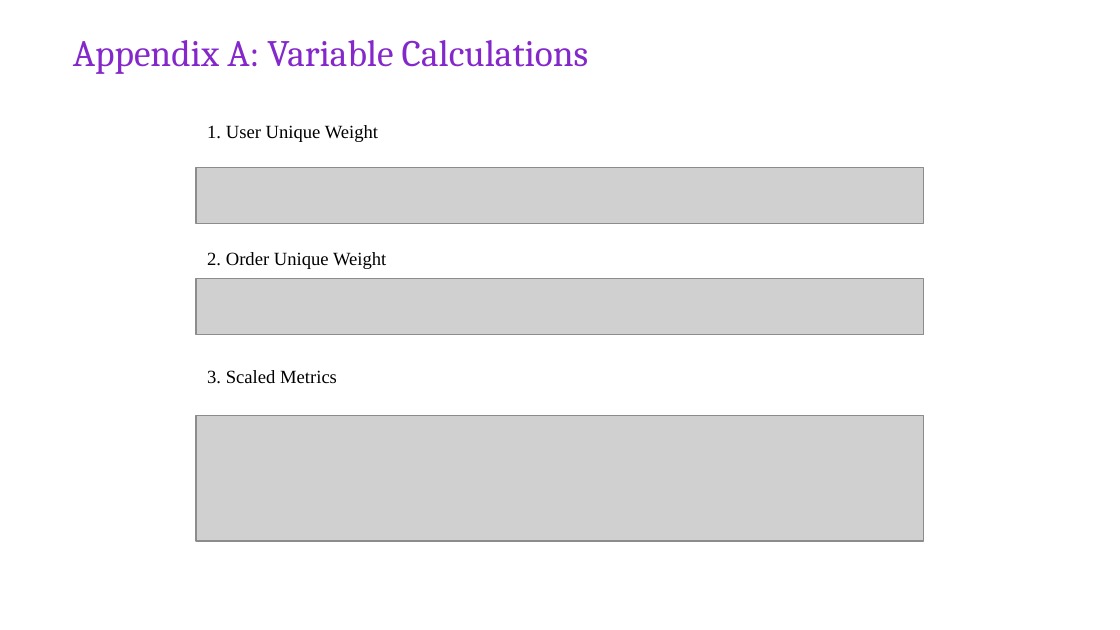
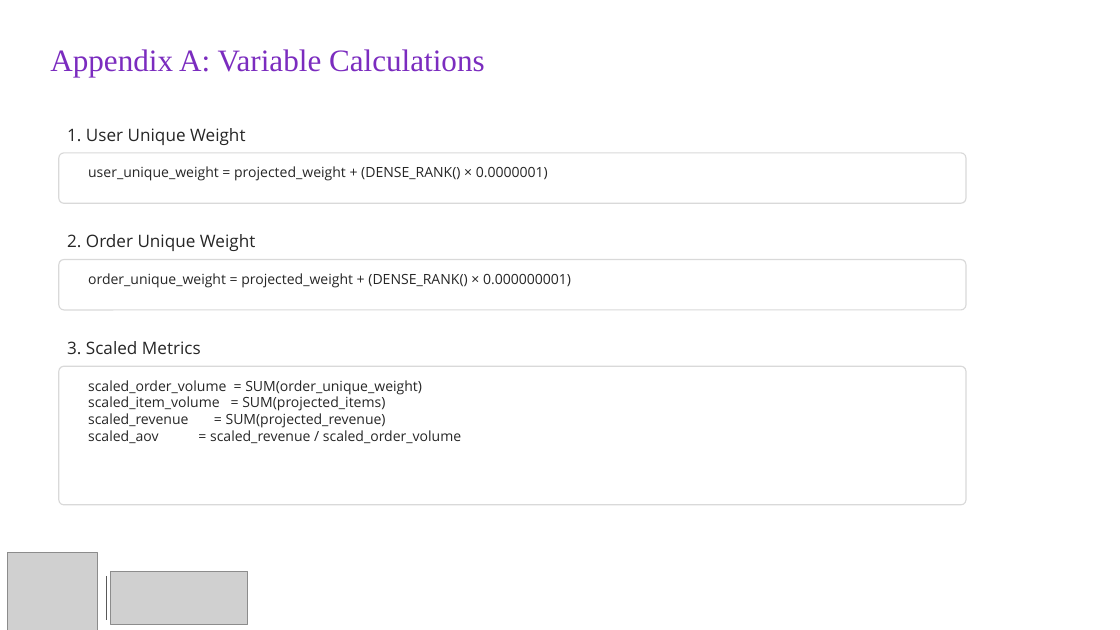
Before and after one commit to hkbuttar/Portfolio, a slide deck: slide 23 of assets/documents/experience/rakuten-capstone/Rakuten-Presentation.pptx (slide 22 before the commit). Drawn at 1120x630 pixels with LibreOffice and Linux fonts; fonts in the diff are those of the drawing; grey boxes stand for pictures. Boxes give left, top, right and bottom in pixels: in the first picture for what was removed or moved away, otherwise in the second. Text is boxed around its words. In the diff, an @@ line names an element or a change of style, - is before the commit and + after.

```diff
--- a/assets/documents/experience/rakuten-capstone/Rakuten-Presentation.pptx
+++ b/assets/documents/experience/rakuten-capstone/Rakuten-Presentation.pptx
@@ text "Appendix A: Variable Calculations": place and size @@
-text "Appendix A: Variable Calculations" at bbox=[73, 40, 589, 74]
+text "Appendix A: Variable Calculations" at bbox=[50, 49, 485, 77]
@@ text "Appendix A: Variable Calculations" at bbox=[50, 49, 485, 77]: size 24 to 20 pt, font Cambria to Times New Roman, text colour #8528CB to #7B2CBF; vertical alignment top to middle @@
@@ text "1. User Unique Weight": place and size @@
-text "1. User Unique Weight" at bbox=[207, 125, 378, 142]
+text "1. User Unique Weight" at bbox=[67, 128, 245, 145]
@@ rounded rectangle added at bbox=[59, 152, 967, 203], fill #FFFFFF, outline #D9D9D9 0.75 pt @@
@@ text added at bbox=[88, 166, 548, 181], 9 pt, text #262626 @@
+user_unique_weight = projected_weight + (DENSE_RANK() × 0.0000001)
@@ picture removed at bbox=[196, 168, 924, 224] @@
@@ text "2. Order Unique Weight": place and size @@
-text "2. Order Unique Weight" at bbox=[207, 252, 386, 269]
+text "2. Order Unique Weight" at bbox=[67, 234, 255, 251]
@@ rounded rectangle added at bbox=[59, 260, 967, 310], fill #FFFFFF, outline #D9D9D9 0.75 pt @@
@@ text added at bbox=[88, 273, 571, 288], 9 pt, text #262626 @@
+order_unique_weight = projected_weight + (DENSE_RANK() × 0.000000001)
@@ picture removed at bbox=[196, 279, 924, 335] @@
@@ size 12 to 11 pt, font Times New Roman to Open Sans, text colour #000000 to #262626; less space between paragraphs; vertical alignment top to middle in 3 elements at bbox=[67, 128, 245, 145], bbox=[67, 234, 255, 251], bbox=[67, 341, 201, 354] @@
@@ text "3. Scaled Metrics": place and size @@
-text "3. Scaled Metrics" at bbox=[207, 370, 337, 384]
+text "3. Scaled Metrics" at bbox=[67, 341, 201, 354]
@@ rounded rectangle added at bbox=[59, 366, 967, 505], fill #FFFFFF, outline #D9D9D9 0.75 pt @@
@@ text added at bbox=[88, 380, 461, 443], 9 pt, text #262626 @@
+scaled_order_volume = SUM(order_unique_weight)
+scaled_item_volume = SUM(projected_items)
+scaled_revenue = SUM(projected_revenue)
+scaled_aov = scaled_revenue / scaled_order_volume
@@ picture removed at bbox=[196, 416, 924, 541] @@
@@ picture added at bbox=[8, 552, 99, 630] @@
@@ line added from (106, 576) to (106, 620), #595959 0.62 pt @@
@@ picture added at bbox=[111, 571, 248, 625] @@
```
Also in this commit, not shown: 16 other slides changed, 63 slides added, 11 slides removed, 5 other files.
